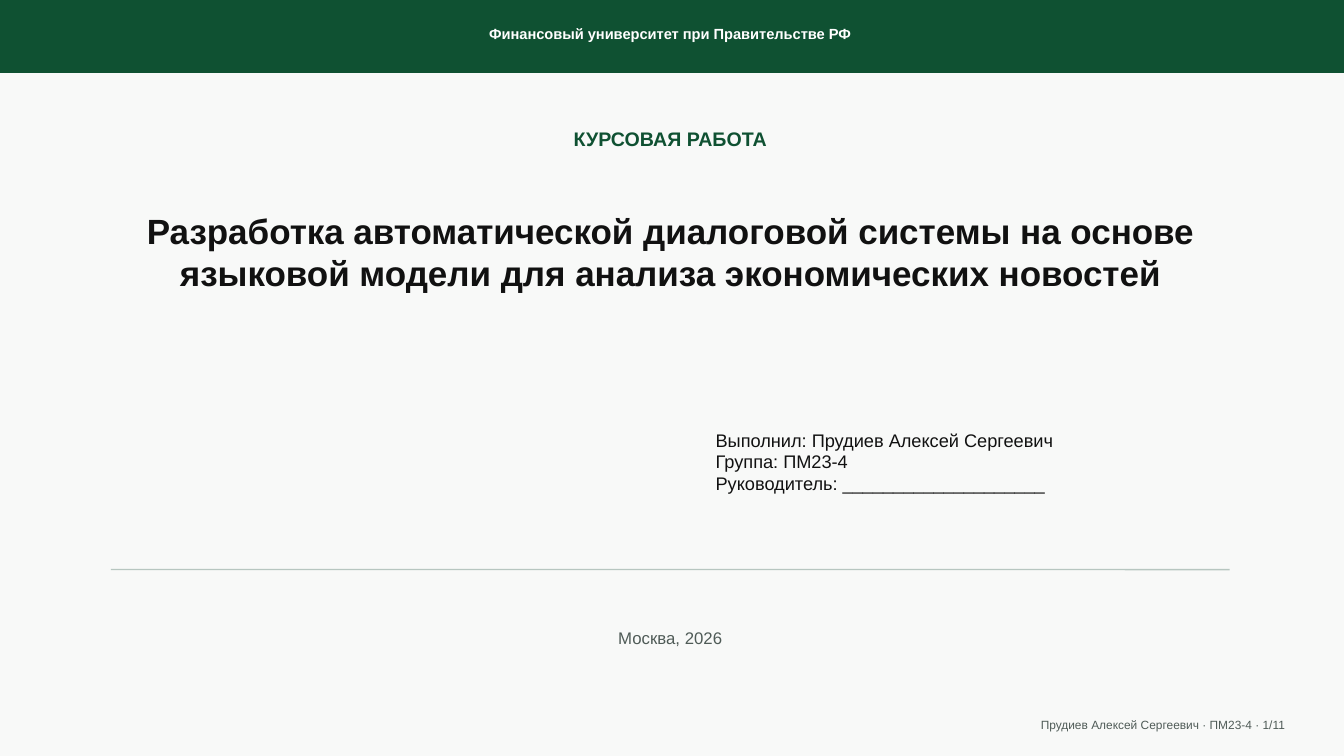
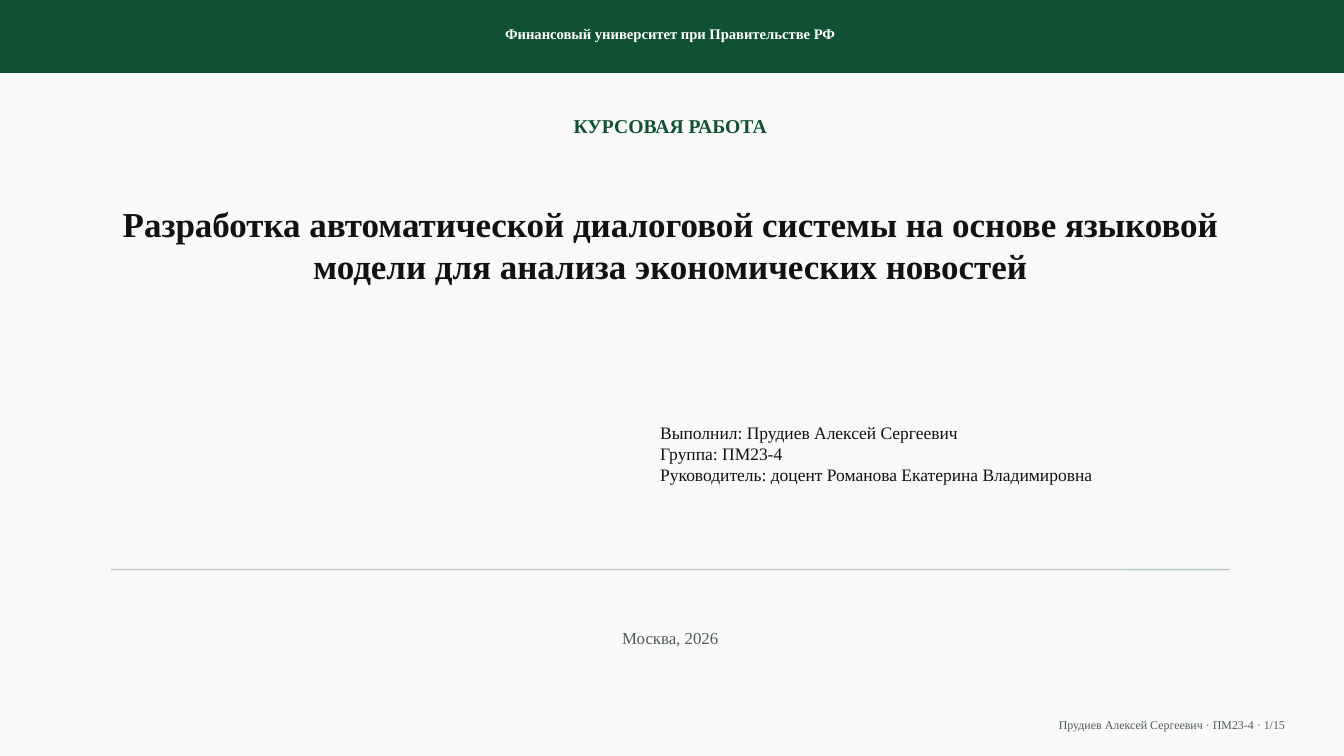
Before and after one commit to alexeydev22/news-analysis, a slide deck: slide 1 of docs/final/coursework-defense-presentation.pptx. Drawn at 1344x756 pixels with LibreOffice and Linux fonts; fonts in the diff are those of the drawing. Boxes give left, top, right and bottom in pixels: in the first picture for what was removed or moved away, otherwise in the second. Text is boxed around its words. In the diff, an @@ line names an element or a change of style, - is before the commit and + after.

```diff
--- a/docs/final/coursework-defense-presentation.pptx
+++ b/docs/final/coursework-defense-presentation.pptx
@@ font Arial to Times New Roman in 4 elements at <box>505,29,835,42</box>, <box>622,633,719,646</box>, <box>123,212,1218,285</box>, <box>574,120,767,134</box> @@
@@ text "КУРСОВАЯ РАБОТА": place and size @@
-text "КУРСОВАЯ РАБОТА" at <box>574,132,767,147</box>
+text "КУРСОВАЯ РАБОТА" at <box>574,120,767,134</box>
@@ text "Разработка автоматической диалоговой системы на ...": place and size @@
-text "Разработка автоматической диалоговой системы на ..." at <box>147,218,1193,292</box>
+text "Разработка автоматической диалоговой системы на ..." at <box>123,212,1218,285</box>
@@ text "Выполнил: Прудиев Алексей Сергеевич": place and size @@
-text "Выполнил: Прудиев Алексей Сергеевич" at <box>716,433,1053,494</box>
+text "Выполнил: Прудиев Алексей Сергеевич" at <box>660,427,1093,485</box>
@@ text at <box>660,427,958,464</box>: size 13 to 12.5 pt, font Arial to Times New Roman in "Выполнил: Прудиев Алексей Сергеевич", "Группа: ПМ23-4" @@
@@ text at <box>660,469,1093,485</box>: text changed; size 13 to 12.5 pt; font Arial to Times New Roman @@
-Руководитель: ____________________
+Руководитель: доцент Романова Екатерина Владимировна
@@ text at <box>1059,721,1285,732</box>: text changed; font Arial to Times New Roman @@
-Прудиев Алексей Сергеевич · ПМ23-4 · 1/11
+Прудиев Алексей Сергеевич · ПМ23-4 · 1/15
```
Also in this commit, not shown: 7 other slides changed, 7 slides added, 3 slides removed, 40 other files.
